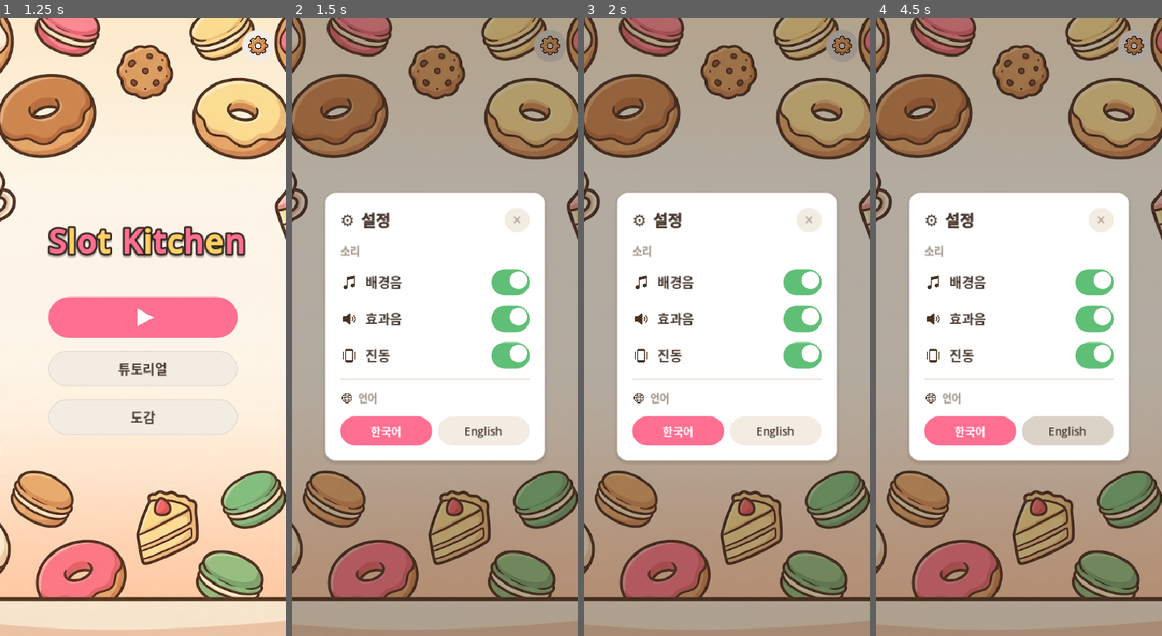
Above: before the commit, frames 1-4 (left to right).
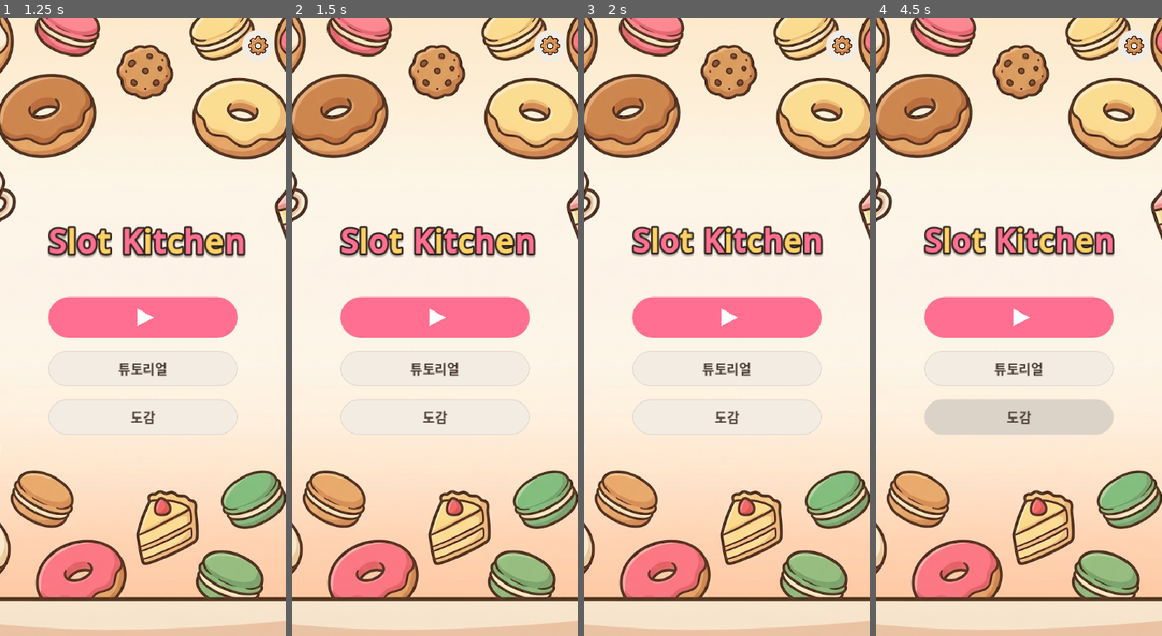
Above: after the commit, the same moments.

Repository: yellyB/game-slot-kitchen
Game: Godot game, scene res://scenes/Main.tscn
The game is run twice, just before and just after one commit, with the same random seed, the same clock (stepped at 60 frames per second) and the same inputs. Sound files missing from this copy of the repository are replaced by a short silence.
Inputs (mouse positions are in pixels of both pictures, inside the frame that each line leads up to; where the layout moved, square brackets give the same spot in the first picture):
- Up to frame 1 (1.25 s): tap Enter at 0.5 s; move the mouse to (205, 296) at 0.52 s; hold D from 0.53 s (still down); tap Q at 0.6 s; click (205, 296) at 0.67 s; tap Space at 0.77 s
- Up to frame 2 (1.5 s): release D at 1.25 s; click (360, 55) [546, 48] at 1.25 s
- Up to frame 3 (2 s): no input
- Up to frame 4 (4.5 s): drag from (961, 357) to (1004, 450) at 2.02 s; move the mouse to (1047, 191) at 2.77 s; hold D 2.78-3.5 s; tap R at 2.85 s; drag from (1004, 450) to (933, 234) at 3.52 s; move the mouse to (1104, 419) at 4.27 s; hold A from 4.28 s (still down); tap Z at 4.35 s

Frame 1 is identical in both runs. In frame 2, 82% of the frame differs, in the area x 0-100%, y 0-100%; in frame 3, 82%; in frame 4, 83%.

Commit message:
상단바 레이아웃 단순화 — [날짜][홈] (공백) [점수/보유금 우측 스택]
날짜 두 줄 덮기 폐기. 날짜·홈 좌측, gap, 오른쪽에 점수 줄/보유금 줄 우측정렬 스택.

Co-Authored-By: Claude Opus 4.8 (1M context) <noreply@anthropic.com>

Diff:
--- a/scripts/ui.gd
+++ b/scripts/ui.gd
@@ -108,24 +108,32 @@
 	box.add_theme_constant_override("separation", 6)
 	pad.add_child(box)
 
-	# 상단: 왼쪽 날짜(두 줄 높이) + 오른쪽 [점수 줄 / 보유금 줄]
+	# [날짜][홈]  (공백)  [점수 줄 / 보유금 줄]
 	var top := HBoxContainer.new()
-	top.add_theme_constant_override("separation", 10)
+	top.add_theme_constant_override("separation", 8)
 	box.add_child(top)
-	var badge := day_badge(56)
+	var badge := day_badge(44)
 	badge.size_flags_vertical = Control.SIZE_SHRINK_CENTER
 	top.add_child(badge)
+	var home := Button.new()
+	home.custom_minimum_size = Vector2(34, 34)
+	home.size_flags_vertical = Control.SIZE_SHRINK_CENTER
+	home.add_child(ui_btn_icon("house", 22))
+	home.add_theme_stylebox_override("normal", chip(Palette.COCOA_100, Palette.COCOA_200))
+	home.add_theme_stylebox_override("hover", chip(Palette.COCOA_200))
+	home.add_theme_stylebox_override("pressed", chip(Palette.COCOA_200))
+	top.add_child(home)
+	var gap := Control.new()
+	gap.size_flags_horizontal = Control.SIZE_EXPAND_FILL
+	top.add_child(gap)
 	var rcol := VBoxContainer.new()
-	rcol.size_flags_horizontal = Control.SIZE_EXPAND_FILL
 	rcol.add_theme_constant_override("separation", 4)
 	top.add_child(rcol)
 
 	var srow := HBoxContainer.new()
+	srow.alignment = BoxContainer.ALIGNMENT_END
 	srow.add_theme_constant_override("separation", 8)
 	rcol.add_child(srow)
-	var sgap := Control.new()
-	sgap.size_flags_horizontal = Control.SIZE_EXPAND_FILL
-	srow.add_child(sgap)
 	var star_name := "star" if ResourceLoader.exists("res://assets/art/ui/star.png") else "mood_happy"
 	srow.add_child(ui_icon(star_name, 20))
 	var sbar := ProgressBar.new()
@@ -140,20 +148,11 @@
 	srow.add_child(sbar)
 	var score := label("0/0", 15, Palette.COCOA_800, true)
 	srow.add_child(score)
-	var home := Button.new()
-	home.custom_minimum_size = Vector2(34, 34)
-	home.add_child(ui_btn_icon("house", 22))
-	home.add_theme_stylebox_override("normal", chip(Palette.COCOA_100, Palette.COCOA_200))
-	home.add_theme_stylebox_override("hover", chip(Palette.COCOA_200))
-	home.add_theme_stylebox_override("pressed", chip(Palette.COCOA_200))
-	srow.add_child(home)
 
 	var crow := HBoxContainer.new()
+	crow.alignment = BoxContainer.ALIGNMENT_END
 	crow.add_theme_constant_override("separation", 4)
 	rcol.add_child(crow)
-	var cgap := Control.new()
-	cgap.size_flags_horizontal = Control.SIZE_EXPAND_FILL
-	crow.add_child(cgap)
 	var coin := HBoxContainer.new()
 	coin.add_theme_constant_override("separation", 4)
 	coin.add_child(ui_icon("coin", 20))
